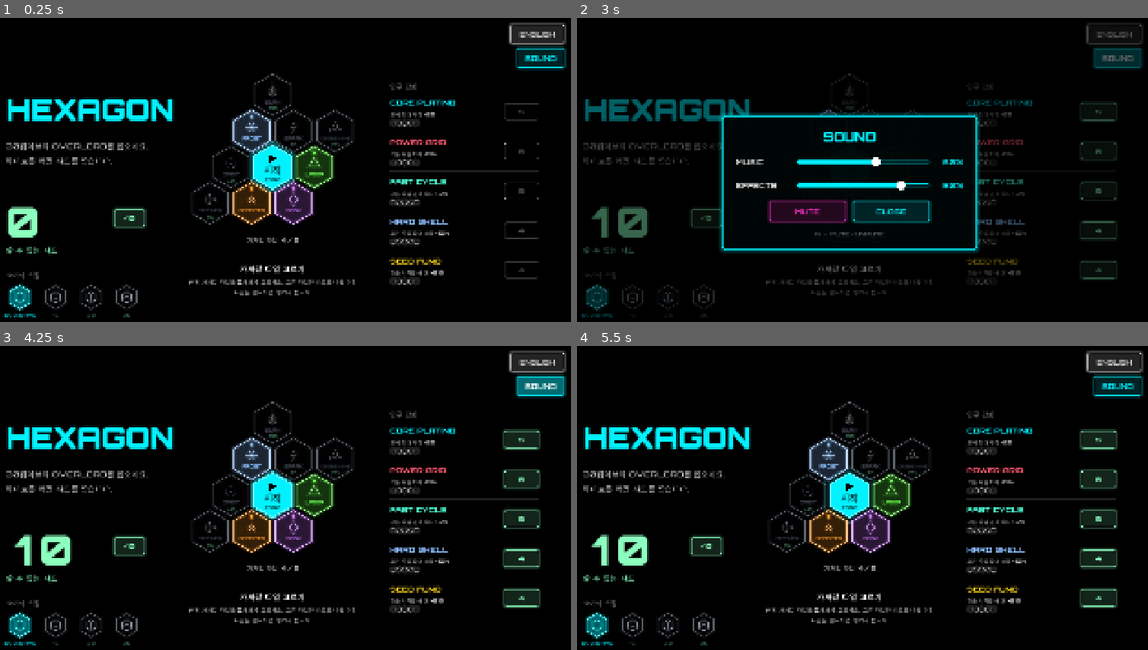
Above: before the commit, frames 1-4 (two rows, left to right).
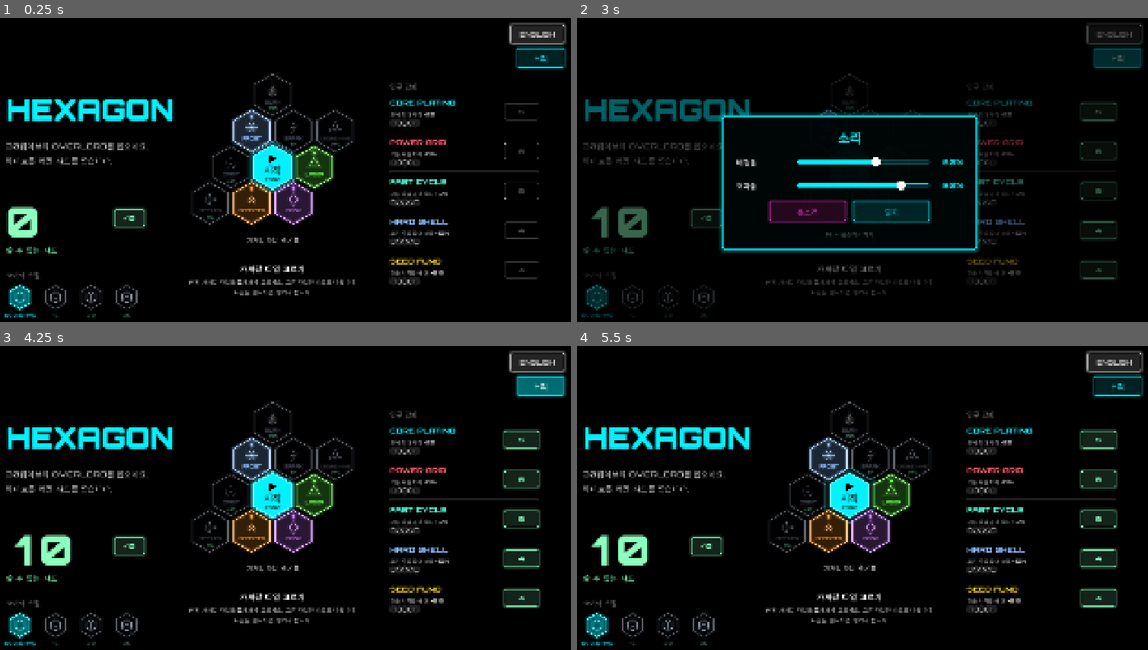
Above: after the commit, the same moments.

Repository: seoyeonwoo11/hexagon
Game: Godot game, scene res://scenes/main.tscn
Two runs of this game, one before a commit and one after it. Both use one fixed random seed, a clock stepped at 60 frames per second and the inputs below.
Inputs (mouse positions are in pixels of both pictures, inside the frame that each line leads up to):
- Up to frame 1 (0.25 s): no input
- Up to frame 2 (3 s): click (1010, 33) at 0.5 s, where only the run before the commit has a clickable "SOUND"; click (1010, 33) at 1.25 s, where only the run after the commit has a clickable "소리"; click "+10" at 2 s; click (1119, 57) at 2.75 s, where only the run before the commit has a clickable "SOUND"
- Up to frame 3 (4.25 s): click (542, 385) at 3.5 s, where only the run after the commit has a clickable "소리"
- Up to frame 4 (5.5 s): click "옮기기" at 4.25 s; click "일시정지" at 5 s

The runs differ from the first frame. In frame 1, 0.1% of the frame differs, in the area x 91-98%, y 12-15%; in frame 2, 0.8%, in the area x 27-98%, y 12-73%; in frame 3, 0.1%; in frame 4, 0.1%.

Commit message:
main(한국어) 합치기, 소리 설정 창 글자를 Loc.t로 번역, 언어를 바꾸면 창을 다시 만듦
Co-Authored-By: Claude Opus 5.5 <noreply@anthropic.com>
Claude-Session: https://claude.ai/code/session_01FxD1R6ofh3ujXnMQdEYDCv

Diff:
--- a/scripts/sound_panel.gd
+++ b/scripts/sound_panel.gd
@@ -14,6 +14,8 @@
 var _mute_button: Button
 var _was_paused := false
 var _syncing := false
+## 창을 만든 때의 언어. 언어를 바꾸면(씬을 다시 불러와도 이 창은 남아 있음) 다음에 열 때 다시 만든다.
+var _built_lang := ""
 
 
 func _init() -> void:
@@ -23,6 +25,18 @@
 
 
 func _ready() -> void:
+	var owner_sfx := get_parent() as Sfx
+	if owner_sfx != null:
+		owner_sfx.settings_changed.connect(_sync)
+	_build()
+
+
+func _build() -> void:
+	for c in get_children():
+		remove_child(c)
+		c.queue_free()
+	Loc.ensure_loaded()
+	_built_lang = Loc.lang
 	var bg := ColorRect.new()
 	bg.color = Color(0, 0, 0, 0.6)
 	bg.set_anchors_and_offsets_preset(Control.PRESET_FULL_RECT)
@@ -45,14 +59,14 @@
 	col.add_theme_constant_override("separation", 26)
 	box.add_child(col)
 	var title := Hud.make_label(COLOR, 40, 800, 0.25)
-	title.text = "SOUND"
+	title.text = Loc.t("SOUND")
 	title.horizontal_alignment = HORIZONTAL_ALIGNMENT_CENTER
 	col.add_child(title)
-	var music := _slider_row("MUSIC", Sfx.music_volume)
+	var music := _slider_row(Loc.t("MUSIC"), Sfx.music_volume)
 	_music_slider = music[0]
 	_music_value = music[1]
 	col.add_child(music[2])
-	var sfx := _slider_row("EFFECTS", Sfx.sfx_volume)
+	var sfx := _slider_row(Loc.t("EFFECTS"), Sfx.sfx_volume)
 	_sfx_slider = sfx[0]
 	_sfx_value = sfx[1]
 	col.add_child(sfx[2])
@@ -66,24 +80,21 @@
 	row.alignment = BoxContainer.ALIGNMENT_CENTER
 	row.add_theme_constant_override("separation", 24)
 	col.add_child(row)
-	_mute_button = Hud.make_neon_button("MUTE", MUTED_COLOR)
+	_mute_button = Hud.make_neon_button(Loc.t("MUTE"), MUTED_COLOR)
 	_mute_button.custom_minimum_size = Vector2(240, 64)
 	_mute_button.add_theme_font_size_override("font_size", 24)
 	_mute_button.pressed.connect(func() -> void: Sfx.set_muted(not Sfx.muted))
-	var close := Hud.make_neon_button("CLOSE", COLOR)
+	var close := Hud.make_neon_button(Loc.t("CLOSE"), COLOR)
 	close.custom_minimum_size = Vector2(240, 64)
 	close.add_theme_font_size_override("font_size", 24)
 	close.pressed.connect(close_panel)
 	row.add_child(_mute_button)
 	row.add_child(close)
 	var hint := Hud.make_label(Color(1, 1, 1, 0.45), 18, 500)
-	hint.text = "N  -  MUTE / UNMUTE"
+	hint.text = Loc.t("N  -  MUTE / UNMUTE")
 	hint.horizontal_alignment = HORIZONTAL_ALIGNMENT_CENTER
 	hint.visible = not DisplayServer.is_touchscreen_available()
 	col.add_child(hint)
-	var owner_sfx := get_parent() as Sfx
-	if owner_sfx != null:
-		owner_sfx.settings_changed.connect(_sync)
 	_sync()
 
 
@@ -164,7 +175,7 @@
 	_music_slider.value = roundf(Sfx.music_volume * 100.0)
 	_sfx_slider.value = roundf(Sfx.sfx_volume * 100.0)
 	_syncing = false
-	_mute_button.text = "UNMUTE" if Sfx.muted else "MUTE"
+	_mute_button.text = Loc.t("UNMUTE") if Sfx.muted else Loc.t("MUTE")
 	_update_labels()
 
 
@@ -181,6 +192,8 @@
 		return
 	_was_paused = get_tree().paused
 	get_tree().paused = true
+	if Loc.lang != _built_lang:
+		_build()
 	_sync()
 	visible = true
 
@@ -218,7 +231,7 @@
 
 ## 게임 화면과 시작 화면 오른쪽 위에 다는 SOUND 버튼. 음소거면 MUTED로 바뀐다.
 static func make_button() -> Button:
-	var b := Hud.make_neon_button("SOUND", COLOR)
+	var b := Hud.make_neon_button(Loc.t("SOUND"), COLOR)
 	b.custom_minimum_size = Vector2(150, 60)
 	b.add_theme_font_size_override("font_size", 24)
 	b.pressed.connect(Sfx.open_panel)
@@ -239,5 +252,5 @@
 			s.settings_changed.connect(refresh)
 
 	func refresh() -> void:
-		button.text = "MUTED" if Sfx.muted else "SOUND"
+		button.text = Loc.t("MUTED") if Sfx.muted else Loc.t("SOUND")
 		button.add_theme_color_override("font_color", MUTED_COLOR if Sfx.muted else COLOR)
--- a/tests/test_sound.gd
+++ b/tests/test_sound.gd
@@ -104,12 +104,12 @@
 	Sfx.set_music_volume(0.6)
 
 	# SOUND 버튼: HUD에 있고 음소거면 MUTED
-	var button := _find_button(_game.hud, "SOUND")
+	var button := _find_button(_game.hud, Loc.t("SOUND"))
 	_check(button != null, "SOUND button in the HUD")
 	Sfx.set_muted(true)
-	_check(button != null and button.text == "MUTED", "button shows MUTED")
+	_check(button != null and button.text == Loc.t("MUTED"), "button shows MUTED")
 	Sfx.set_muted(false)
-	_check(button != null and button.text == "SOUND", "button back to SOUND")
+	_check(button != null and button.text == Loc.t("SOUND"), "button back to SOUND")
 
 	# 설정 창: 열면 멈추고, 닫으면 원래대로
 	var panel := Sfx.panel()
@@ -129,6 +129,13 @@
 	panel._sfx_slider.value = 70
 	_check(is_equal_approx(Sfx.sfx_volume, 0.7), "sfx slider sets volume")
 	panel.close_panel()
+	# 언어를 바꾸면 다음에 열 때 글자를 다시 만든다
+	var before := Loc.lang
+	Loc.lang = "en" if before == "ko" else "ko"
+	Sfx.open_panel()
+	_check(panel._mute_button.text == Loc.t("MUTE"), "panel rebuilt in the new language")
+	panel.close_panel()
+	Loc.lang = before
 
 	# 일시정지 중에는 배경음을 줄인다
 	var idx := AudioServer.get_bus_index(Sfx.MUSIC_BUS)
